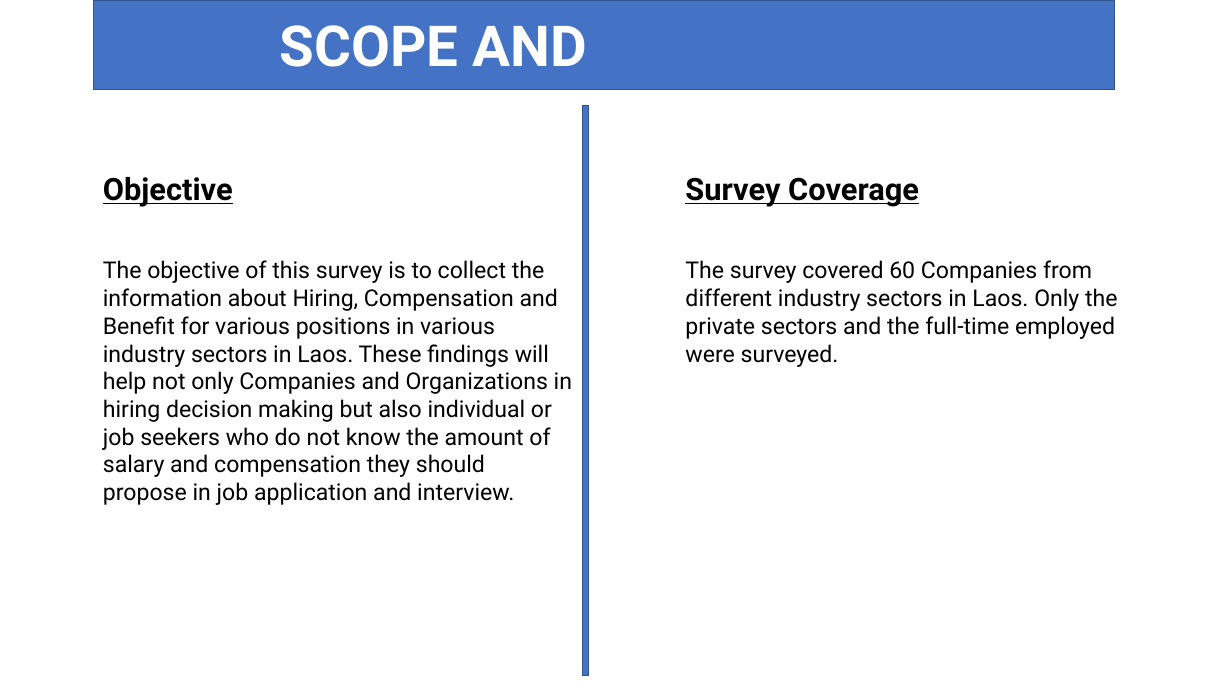
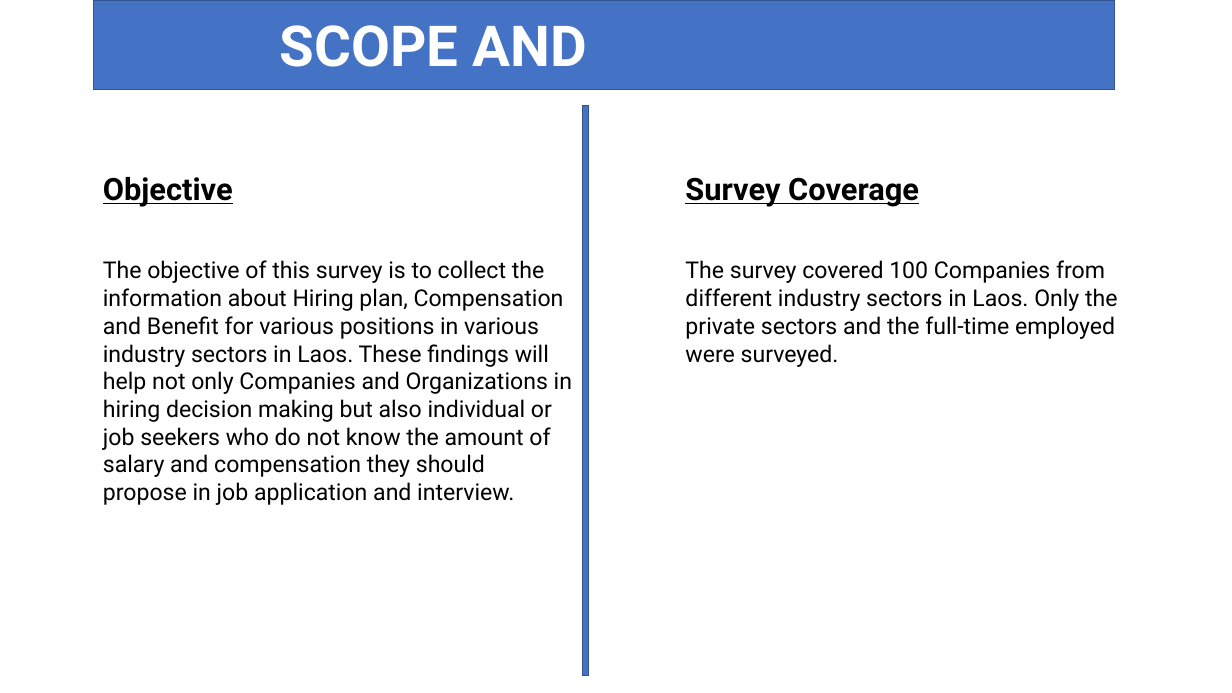
Before and after one commit to Phoud/108salarysurvey2, a slide deck: slide 3 of Presentation/Presentation.pptx. Drawn at 1232x693 pixels with LibreOffice and Linux fonts; fonts in the diff are those of the drawing; background and template pictures are left out. Boxes give left, top, right and bottom in pixels: in the first picture for what was removed or moved away, otherwise in the second. Text is boxed around its words. In the diff, an @@ line names an element or a change of style, - is before the commit and + after.

Commit message:
Finish presentation

```diff
--- a/Presentation/Presentation.pptx
+++ b/Presentation/Presentation.pptx
@@ text at box(103, 260, 572, 505): text changed @@
-The objective of this survey is to collect the information about Hiring, Compensation and Benefit for various positions in various industry sectors in Laos. These findings will help not only Companies and Organizations in hiring decision making but also individual or job seekers who do not know the amount of salary and compensation they should propose in job application and interview.
+The objective of this survey is to collect the information about Hiring plan, Compensation and Benefit for various positions in various industry sectors in Laos. These findings will help not only Companies and Organizations in hiring decision making but also individual or job seekers who do not know the amount of salary and compensation they should propose in job application and interview.
@@ text at box(685, 260, 1118, 367): text changed @@
-The survey covered 60 Companies from different industry sectors in Laos. Only the private sectors and the full-time employed were surveyed.
+The survey covered 100 Companies from different industry sectors in Laos. Only the private sectors and the full-time employed were surveyed.
```
Also in this commit, not shown: 8 other slides changed, 3 slides added, 1 slide removed, 2 other files.
